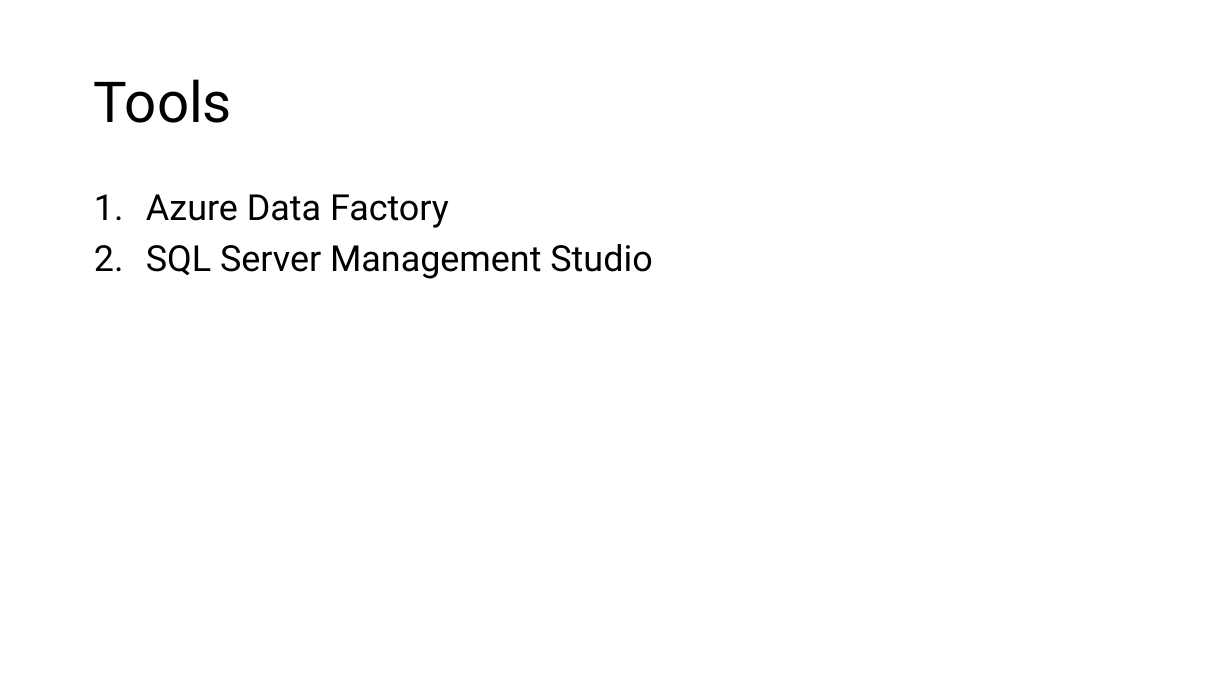
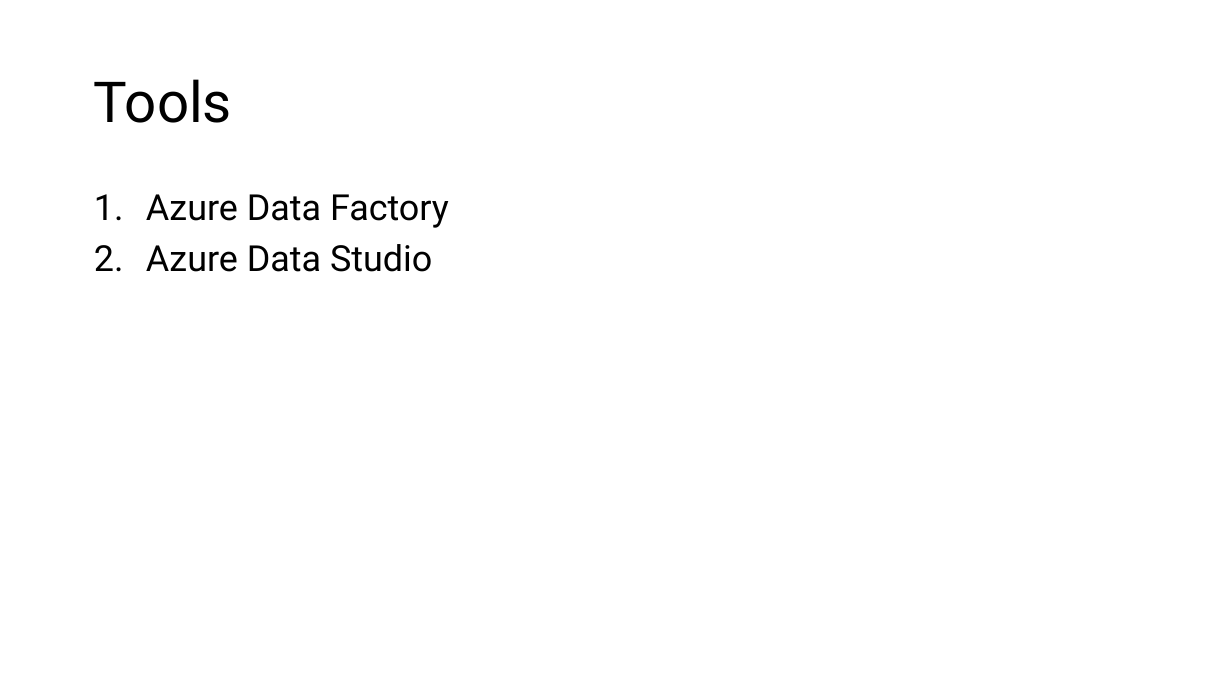
Before and after one commit to HiImPian/DEA_Rockfeather, a slide deck: slide 4 of DEA_solution.pptx (slide 3 before the commit). Drawn at 1232x693 pixels with LibreOffice and Linux fonts; fonts in the diff are those of the drawing. Boxes give left, top, right and bottom in pixels: in the first picture for what was removed or moved away, otherwise in the second. Text is boxed around its words. In the diff, an @@ line names an element or a change of style, - is before the commit and + after.

```diff
--- a/DEA_solution.pptx
+++ b/DEA_solution.pptx
@@ text at [146,244,432,272]: text changed @@
-2. SQL Server Management Studio
+2. Azure Data Studio
```
Also in this commit, not shown: 2 other slides changed, 5 slides added, 1 slide removed, 1 other file.
